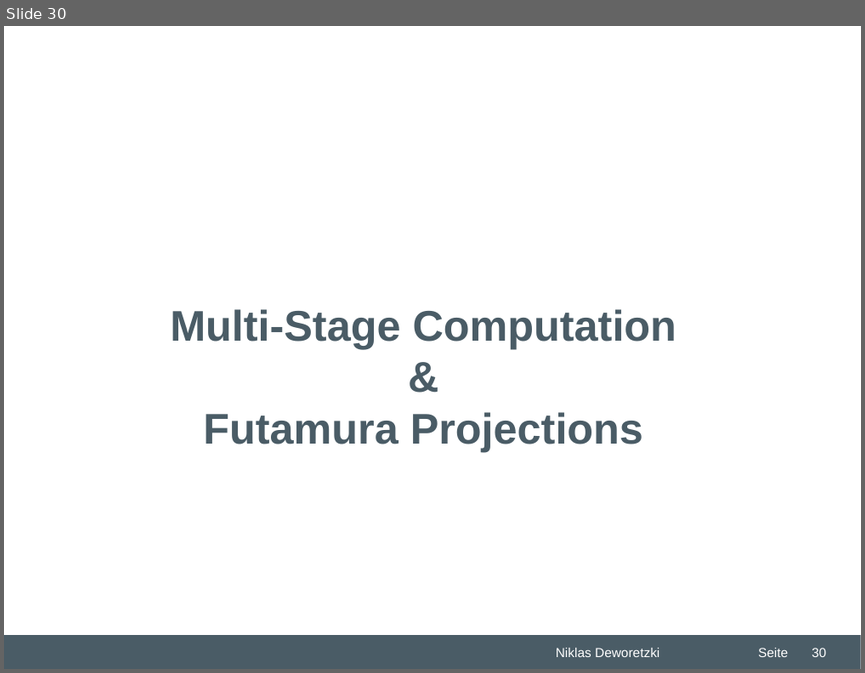
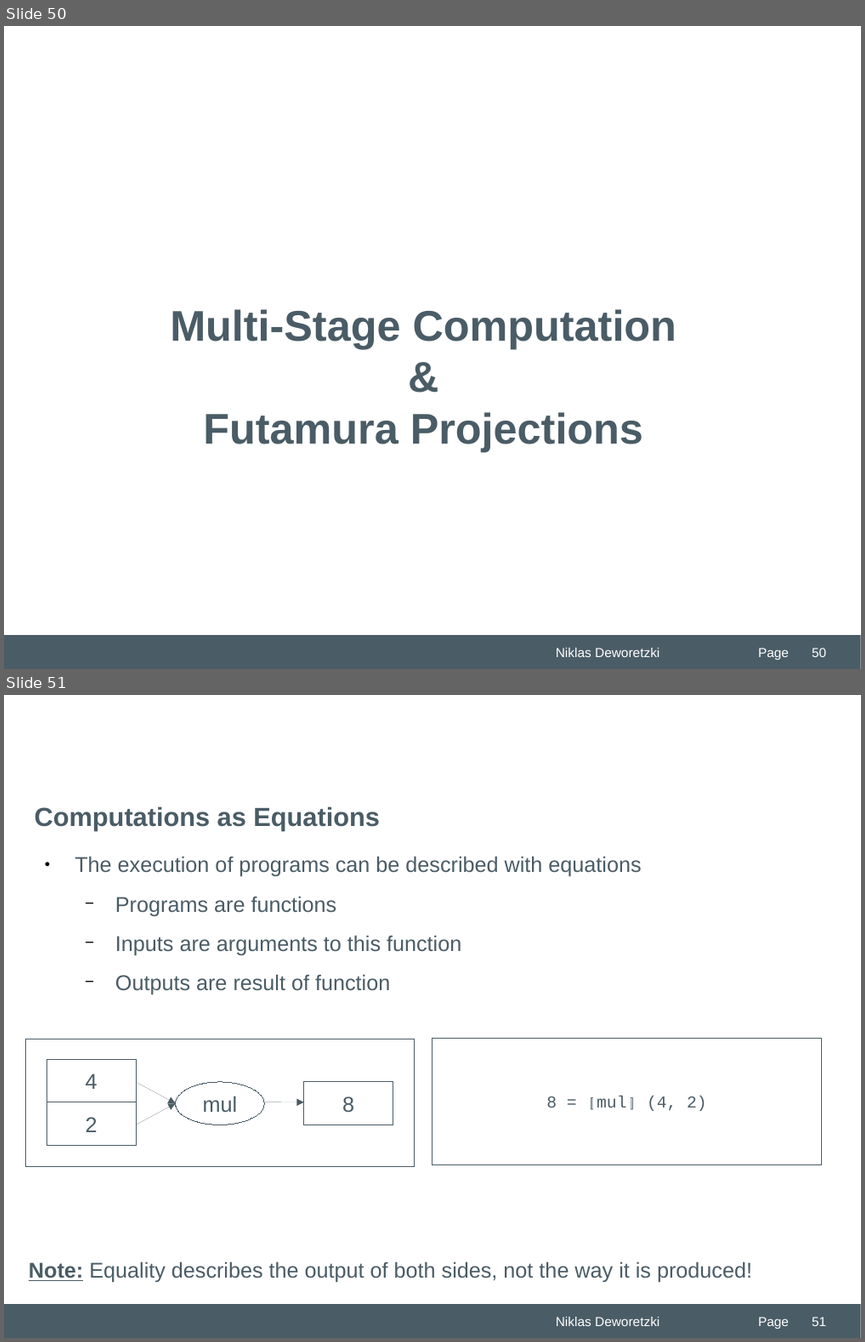
Before and after one commit to Niklas-Deworetzki/thm-masterseminar, a slide deck: paper/presentation/THM-Praesentation-FB06-MNI.odp. Shown one above the other, each under a label of ours: slide 30 before the commit, slides 50 and 51 after it. The pictures are 865x673 and 865x1342 pixels, drawn with LibreOffice and Linux fonts; fonts in the diff are those of the drawing; background and template pictures are left out. Boxes give left, top, right and bottom in pixels: in the first picture for what was removed or moved away, otherwise in the second. Text is boxed around its words. In the diff, an @@ line names an element or a change of style, - is before the commit and + after.

```diff
--- a/paper/presentation/THM-Praesentation-FB06-MNI.odp
+++ b/paper/presentation/THM-Praesentation-FB06-MNI.odp
@@ slide 51 added at box(4, 695, 861, 1338), background #FFFFFF; not listed: 3 template elements that a slide beside it also shows @@
@@ title added at box(35, 806, 380, 831), 22 pt, text #4A5C66, bold @@
+Computations as Equations
@@ text added at box(75, 856, 641, 994), 18 pt, text #4A5C66 @@
+● The execution of programs can be described with equations
+  − Programs are functions
+  − Inputs are arguments to this function
+  − Outputs are result of function
@@ rectangle added at box(25, 1038, 415, 1166), outline #4A5C66 0 pt @@
@@ rectangle added at box(432, 1038, 822, 1165), outline #4A5C66 0 pt, 14 pt, text #4A5C66 @@
+8 = ⟦mul⟧ (4, 2)
@@ rectangle added at box(46, 1059, 136, 1102), outline #4A5C66 0 pt, 18 pt, text #4A5C66 @@
+4
@@ rectangle added at box(46, 1102, 136, 1145), outline #4A5C66 0 pt, 18 pt, text #4A5C66 @@
+2
@@ arrow added from (136, 1082) to (176, 1103), #4A5C66 0 pt @@
@@ ellipse added at box(176, 1082, 264, 1124), outline #4A5C66 0 pt, 18 pt, text #4A5C66 @@
+mul
@@ arrow added from (264, 1102) to (304, 1102), #4A5C66 0 pt @@
@@ rectangle added at box(304, 1082, 393, 1124), outline #4A5C66 0 pt, 18 pt, text #4A5C66 @@
+8
@@ arrow added from (136, 1124) to (176, 1103), #4A5C66 0 pt @@
@@ text added at box(29, 1261, 752, 1282), 18 pt, text #4A5C66 @@
+Note: Equality describes the output of both sides, not the way it is produced!
@@ page number added at box(812, 1316, 826, 1326), 11 pt, text #FFFFFF @@
+51
@@ what was slide 30 is now slide 50 @@
@@ slide 50 changed as well @@
@@ text at box(758, 647, 789, 659): text changed @@
-Seite
+Page
@@ page number at box(812, 647, 826, 657): text changed @@
-30
+50
```
Also in this commit, not shown: 20 other slides changed, 54 other slides added, 30 slides removed.
